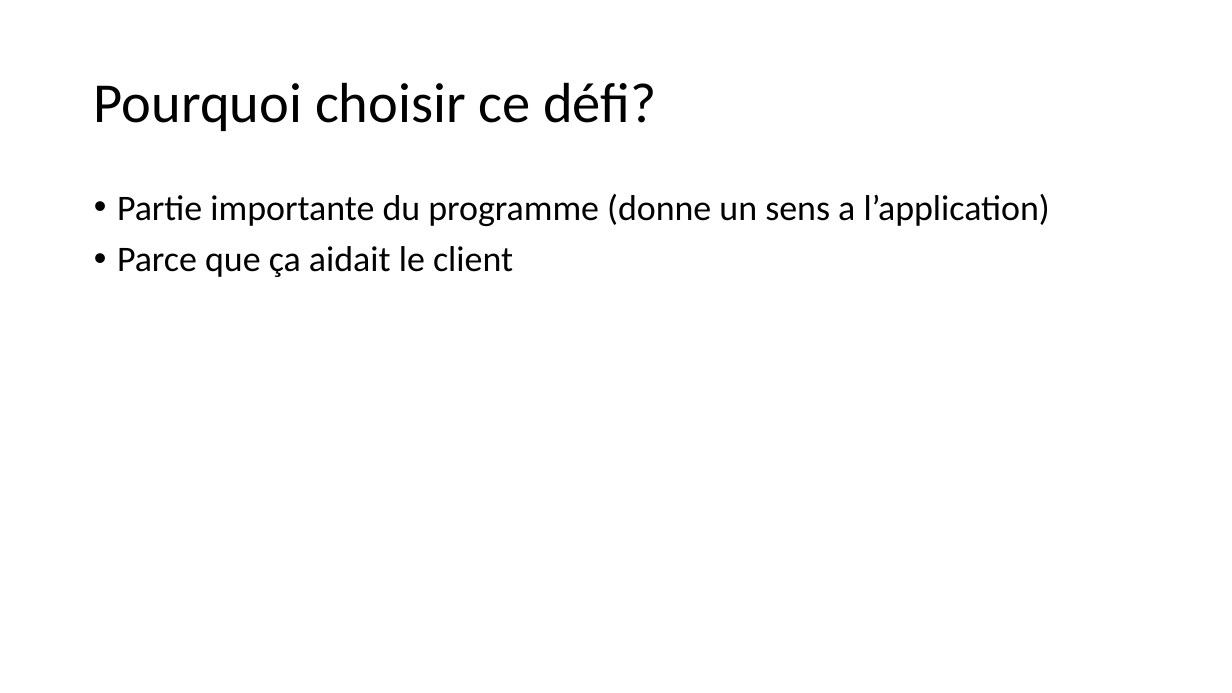
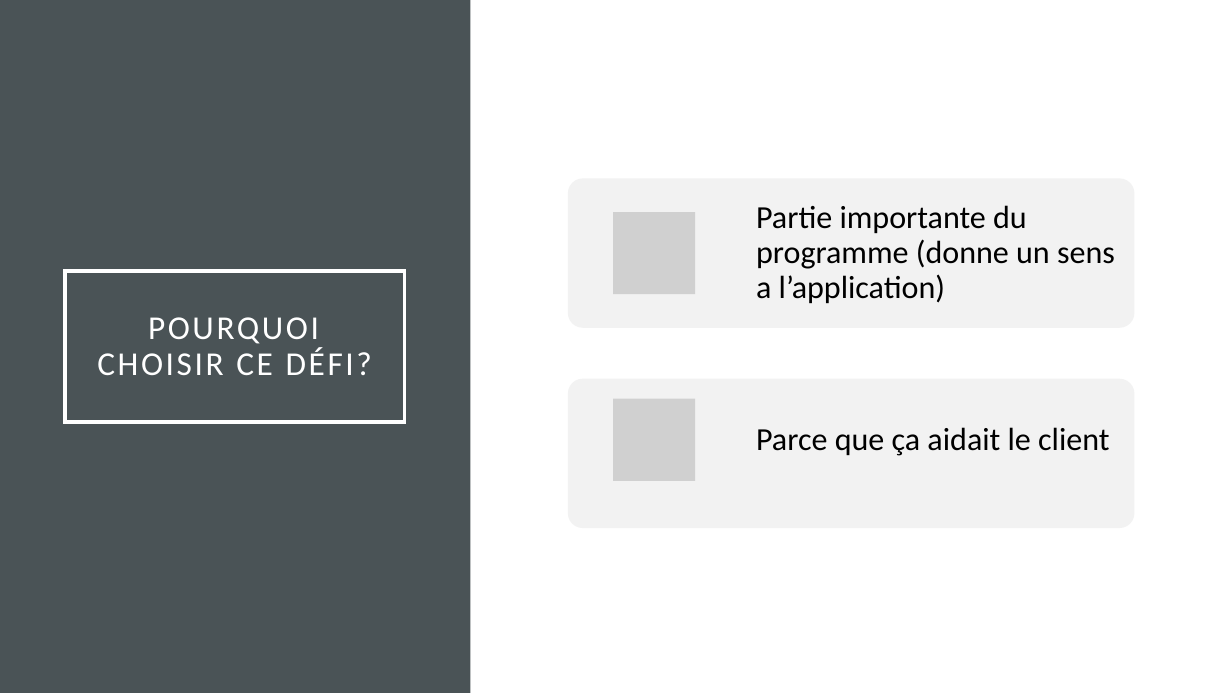
Before and after one commit to 1732956/ESP, a slide deck: slide 4 of Presentations/Défi ESP.pptx. Drawn at 1232x693 pixels with LibreOffice and Linux fonts; fonts in the diff are those of the drawing; grey boxes stand for pictures. Boxes give left, top, right and bottom in pixels: in the first picture for what was removed or moved away, otherwise in the second. Text is boxed around its words. In the diff, an @@ line names an element or a change of style, - is before the commit and + after.

```diff
--- a/Presentations/Défi ESP.pptx
+++ b/Presentations/Défi ESP.pptx
@@ rectangle added at (0,0,470,693), fill #4A5356 @@
@@ text removed at (117,194,1050,277) @@
-• Partie importante du programme (donne un sens a l’application)
-• Parce que ça aidait le client
@@ title "POURQUOI CHOISIR CE DÉFI?": place and size @@
-title "POURQUOI CHOISIR CE DÉFI?" at (94,82,656,131)
+title "POURQUOI CHOISIR CE DÉFI?" at (65,271,405,422)
@@ title "POURQUOI CHOISIR CE DÉFI?" at (65,271,405,422): outline none to #FFFFFF 2.5 pt @@
@@ title at (97,317,372,375): text changed; size 44 to 26 pt; text colour #000000 to #FFFFFF @@
-Pourquoi choisir ce défi?
+POURQUOI CHOISIR CE DÉFI?
@@ group added at (568,178,1135,529): 2 rounded rectangles, 2 pictures, 2 texts @@
+Partie importante du programme (donne un sens a l’application)
+Parce que ça aidait le client
```
Also in this commit, not shown: 7 other slides changed, 1 other file.
